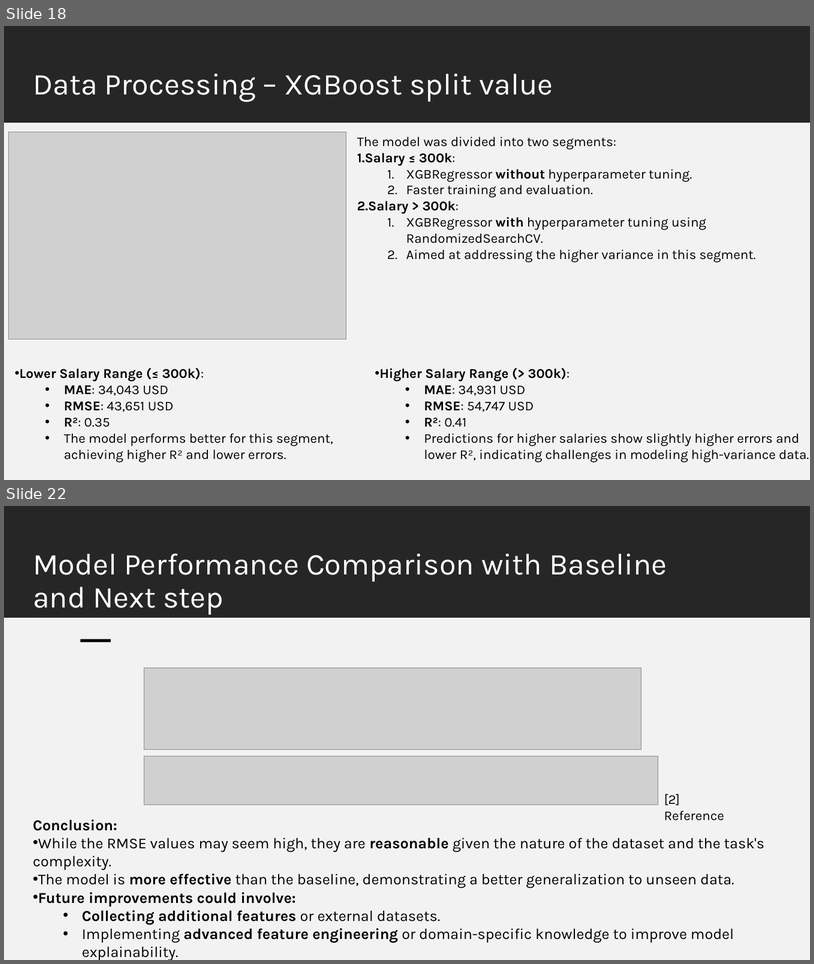
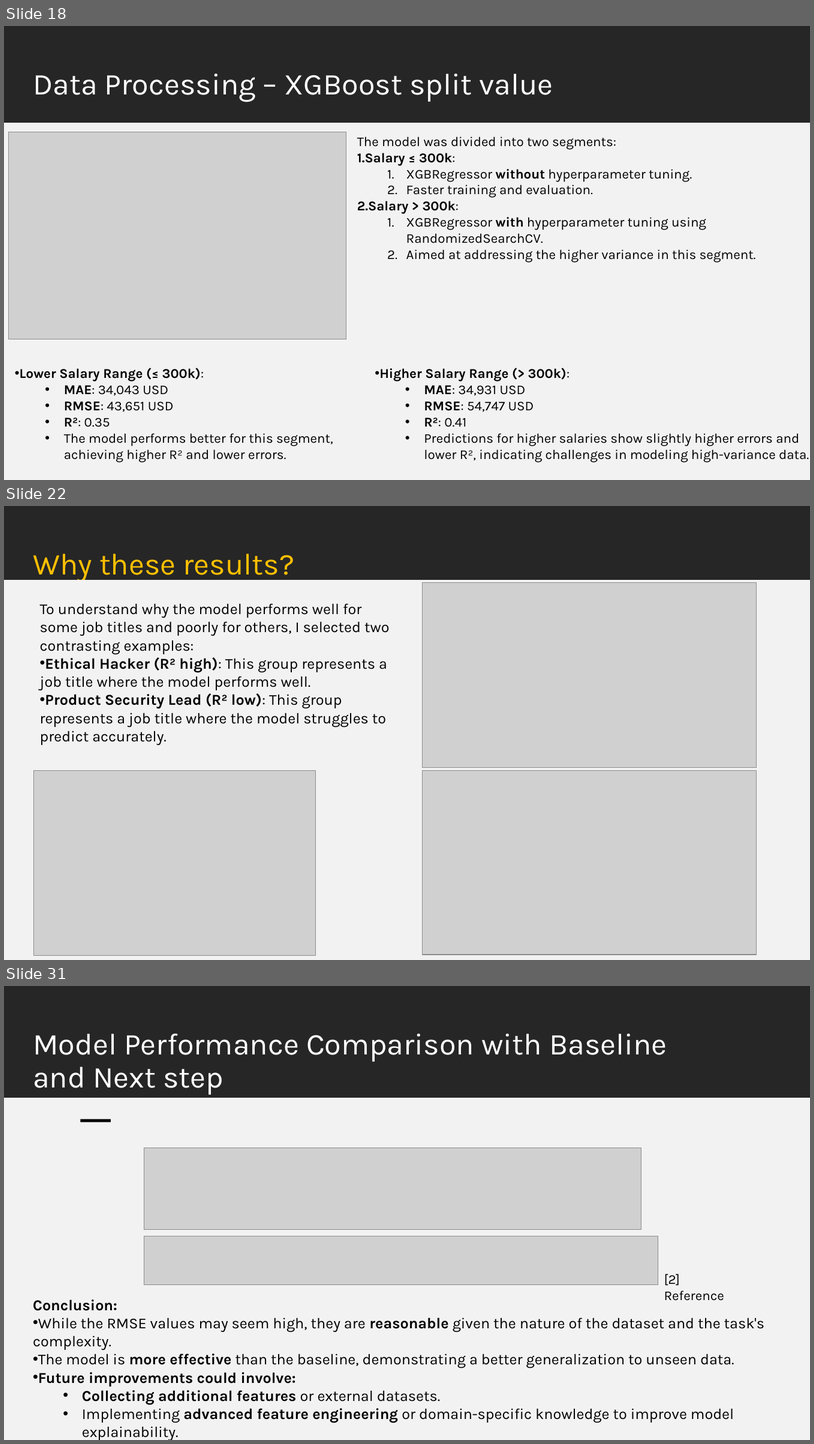
Before and after one commit to isnotJack/AI-project, a slide deck: slide.pptx. Shown one above the other, each under a label of ours: slides 18 and 22 before the commit, slides 18, 22 and 31 after it; the slides between them are not shown. The pictures are 814x964 and 814x1444 pixels, drawn with LibreOffice and Linux fonts; fonts in the diff are those of the drawing; grey boxes stand for pictures. Boxes give left, top, right and bottom in pixels: in the first picture for what was removed or moved away, otherwise in the second. Text is boxed around its words. In the diff, an @@ line names an element or a change of style, - is before the commit and + after.

```diff
--- a/slide.pptx
+++ b/slide.pptx
@@ slide 22 added at [4, 506, 810, 960], background #FFFFFF @@
@@ rectangle added at [4, 506, 810, 618], fill #262626 @@
@@ title added at [33, 553, 295, 582], 36 pt, text #FFC000 @@
+Why these results?
@@ rectangle added at [4, 580, 810, 619], fill #F2F2F2, outline #F2F2F2 1.5 pt @@
@@ picture added at [423, 582, 756, 767] @@
@@ rectangle added at [4, 603, 810, 642], fill #F2F2F2, outline #F2F2F2 1.5 pt @@
@@ text added at [40, 603, 389, 745], 18 pt, text #000000 @@
+To understand why the model performs well for some job titles and poorly for others, I selected two contrasting examples:
+• Ethical Hacker (R² high): This group represents a job title where the model performs well.
+• Product Security Lead (R² low): This group represents a job title where the model struggles to predict accurately.
@@ rectangle added at [4, 618, 810, 960], fill #F2F2F2 @@
@@ rectangle added at [81, 639, 111, 642], fill #000000 @@
@@ picture added at [33, 771, 316, 955] @@
@@ picture added at [423, 771, 756, 954] @@
@@ what was slide 22 is now slide 31 @@
```
Also in this commit, not shown: 6 slides changed, 8 other slides added, 5 other files.
